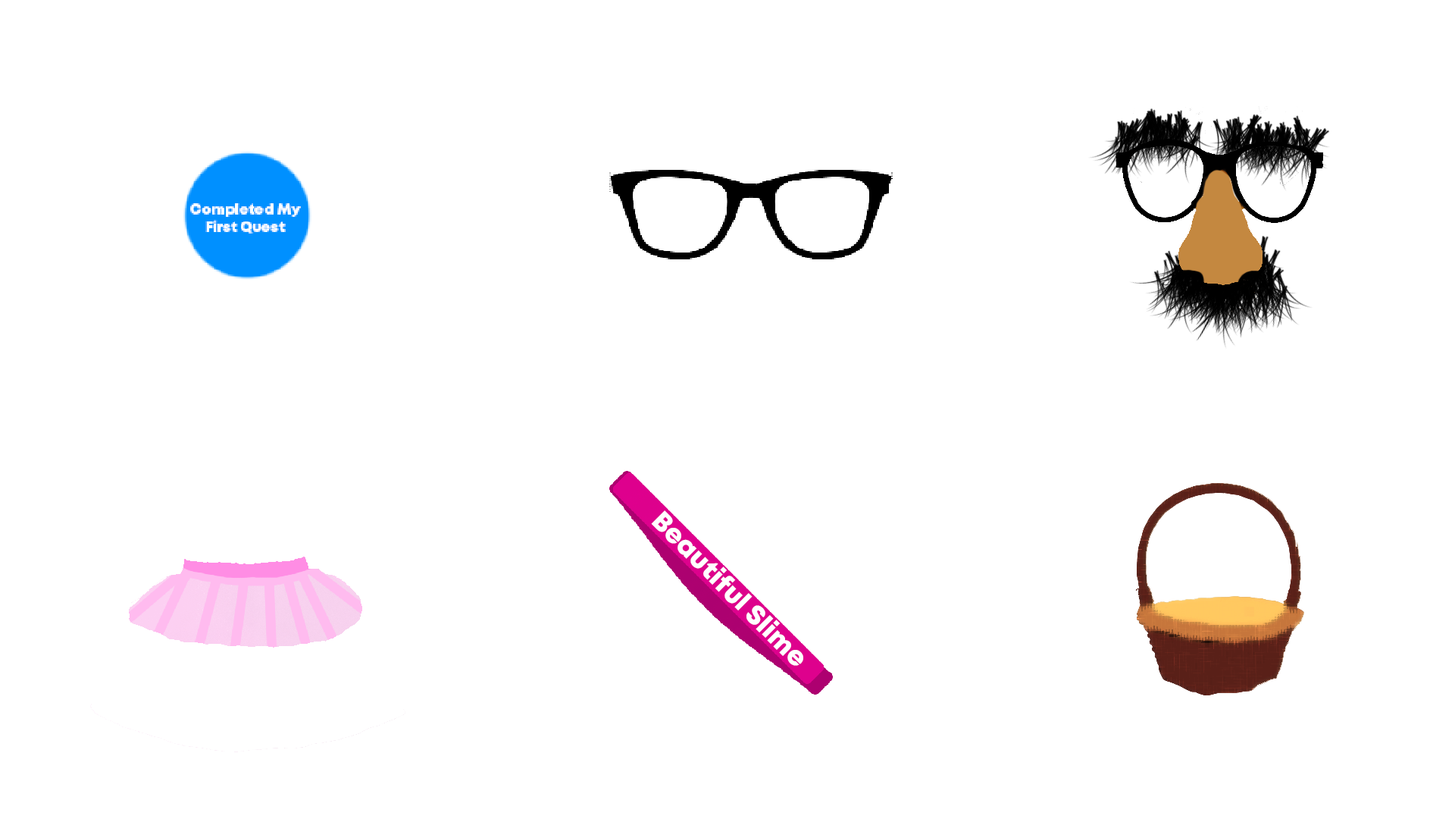
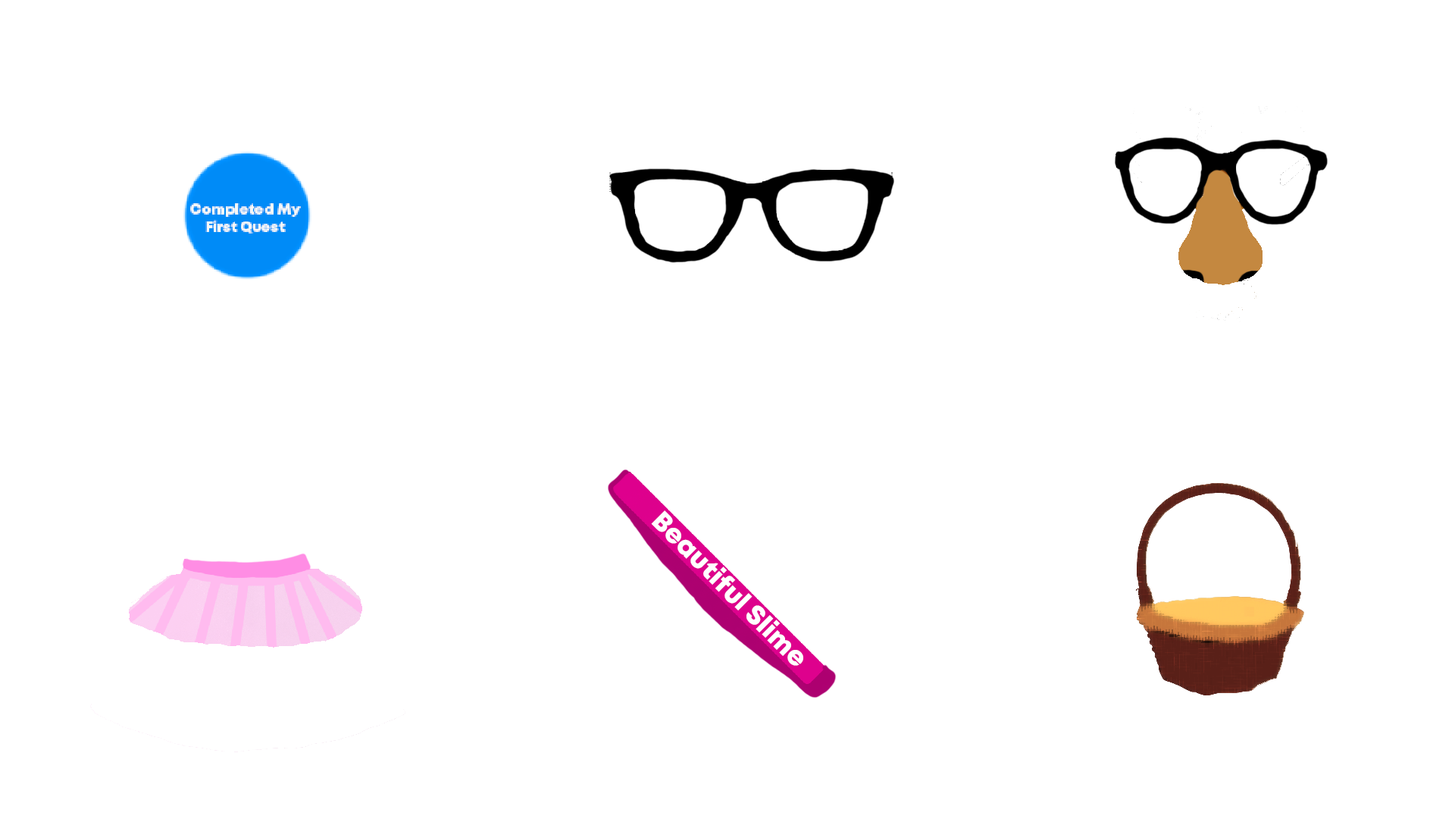
Two versions of the same layered image (1455 × 819). Layer-by-layer changes:
painted on "Layer 2" over [181, 552, 312, 571]
painted on "Rounded Rectangle 1" over [607, 468, 837, 699]
painted on "Layer 3" over [1114, 136, 1329, 226]
hid "Layer 4" over [1088, 107, 1331, 349]
painted on "Layer 1" over [608, 167, 896, 264]
